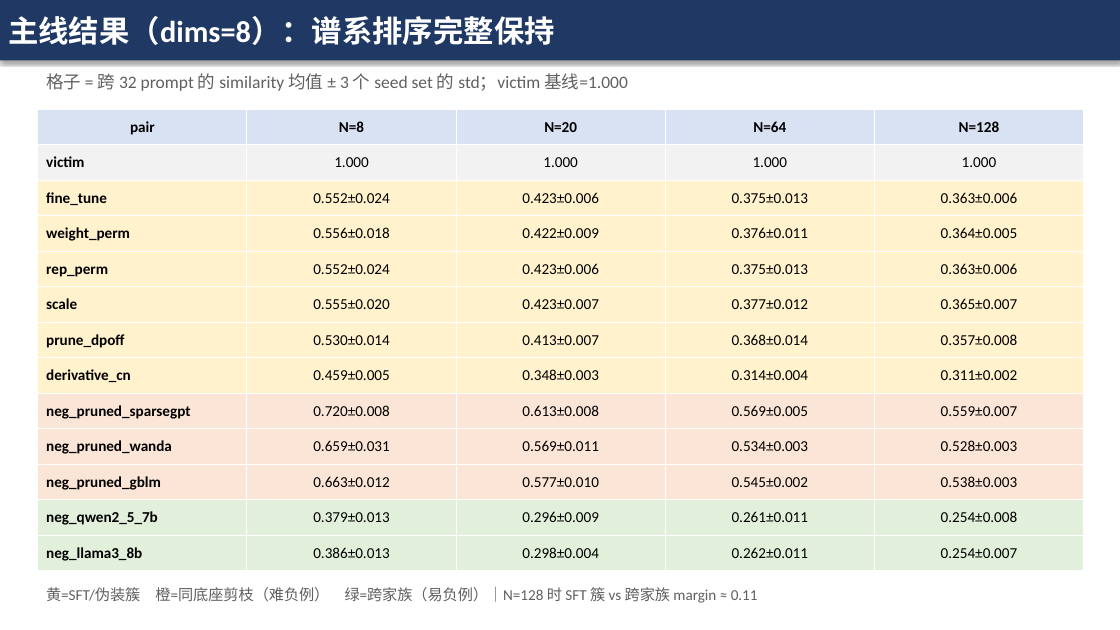
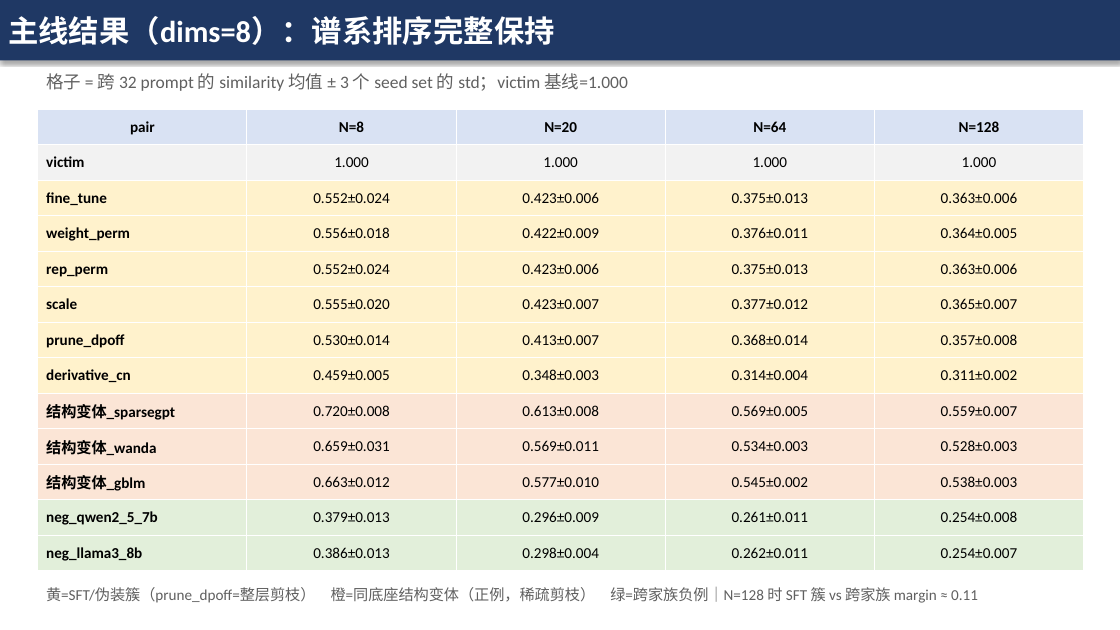
Before and after one commit to kyrie114/DiffIP, a slide deck: slide 5 of llm_migration_v4/汇报_v4_7B规模验证.pptx (slide 6 before the commit). Drawn at 1120x630 pixels with LibreOffice and Linux fonts; fonts in the diff are those of the drawing. Boxes give left, top, right and bottom in pixels: in the first picture for what was removed or moved away, otherwise in the second. Text is boxed around its words. In the diff, an @@ line names an element or a change of style, - is before the commit and + after.

Commit message:
v4: 剪枝变体改归正例(结构变体)、剪法口径注明、mid2 重评分选项、PPT 去封面

```diff
--- a/llm_migration_v4/汇报_v4_7B规模验证.pptx
+++ b/llm_migration_v4/汇报_v4_7B规模验证.pptx
@@ table at [38, 109, 1084, 571] @@
-row 9, column 1: neg_pruned_sparsegpt
+row 9, column 1: 结构变体_sparsegpt
-row 10, column 1: neg_pruned_wanda
+row 10, column 1: 结构变体_wanda
-row 11, column 1: neg_pruned_gblm
+row 11, column 1: 结构变体_gblm
@@ text at [46, 587, 978, 603]: text changed @@
-黄=SFT/伪装簇 橙=同底座剪枝（难负例） 绿=跨家族（易负例）｜N=128 时 SFT 簇 vs 跨家族 margin ≈ 0.11
+黄=SFT/伪装簇（prune_dpoff=整层剪枝） 橙=同底座结构变体（正例，稀疏剪枝） 绿=跨家族负例｜N=128 时 SFT 簇 vs 跨家族 margin ≈ 0.11
```
Also in this commit, not shown: 5 other slides changed, 1 slide removed, 9 other files.
